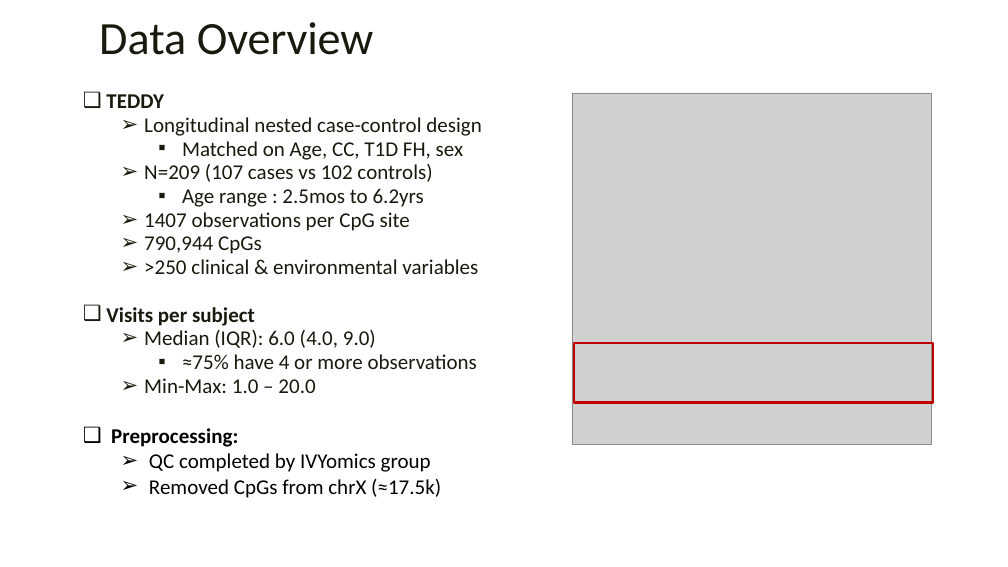
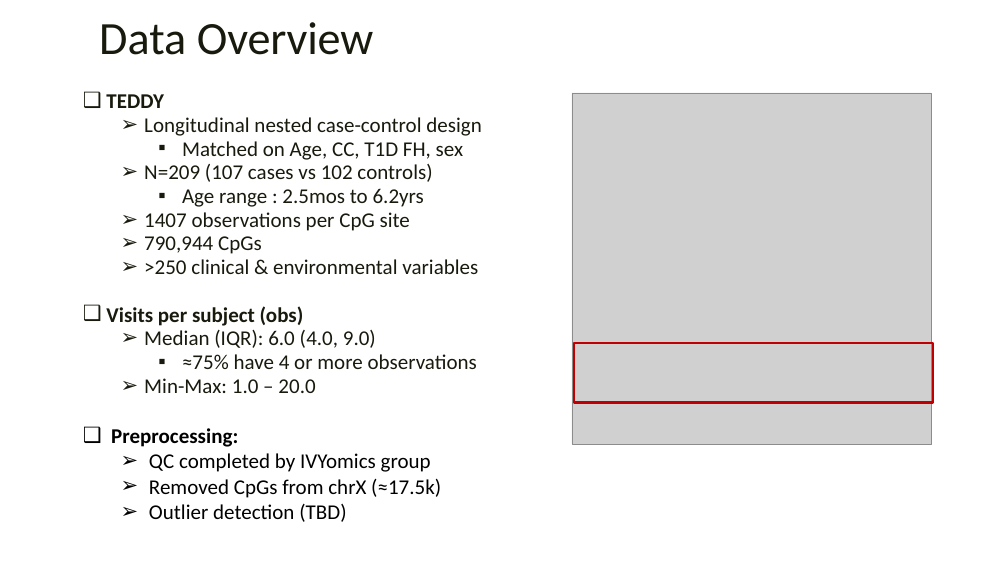
Before and after one commit to rysummers/teddy-dnam-analysis, a slide deck: slide 3 of reports/meeting_6-18-26.pptx. Drawn at 1008x567 pixels with LibreOffice and Linux fonts; fonts in the diff are those of the drawing; grey boxes stand for pictures; background and template pictures are left out. Boxes give left, top, right and bottom in pixels: in the first picture for what was removed or moved away, otherwise in the second. Text is boxed around its words. In the diff, an @@ line names an element or a change of style, - is before the commit and + after.

```diff
--- a/reports/meeting_6-18-26.pptx
+++ b/reports/meeting_6-18-26.pptx
@@ text at bbox=[106, 306, 304, 326]: text changed @@
-❑ Visits per subject
+❑ Visits per subject (obs)
@@ text at bbox=[149, 504, 346, 522]: paragraph added @@
+  ➢ Outlier detection (TBD)
```
Also in this commit, not shown: 2 other slides changed, 26 other files.
